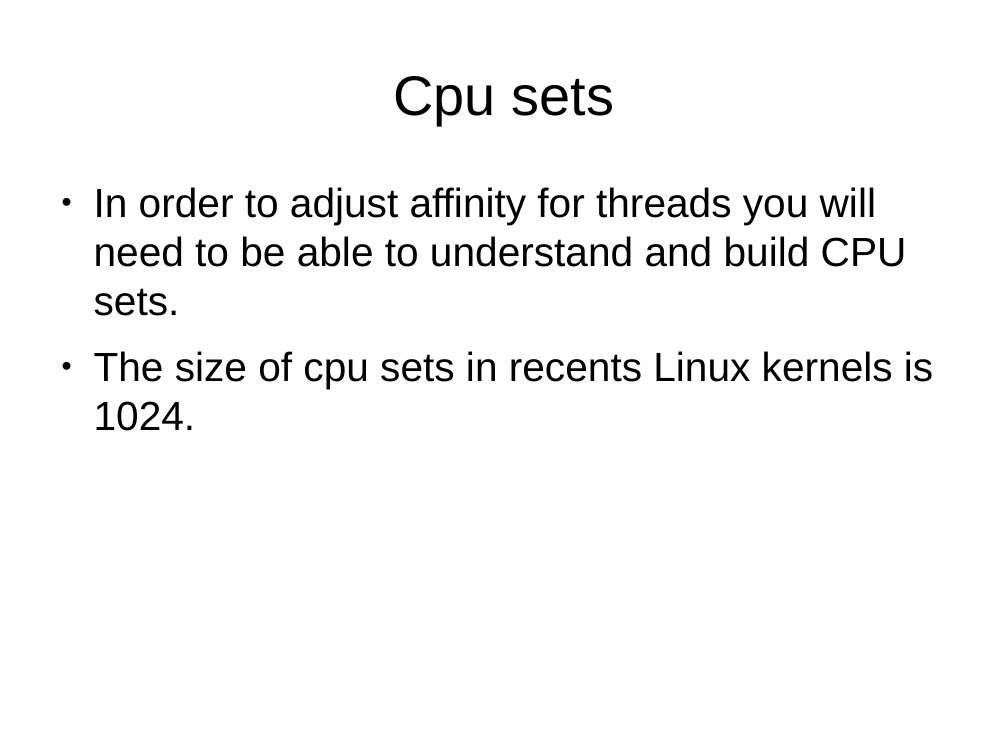
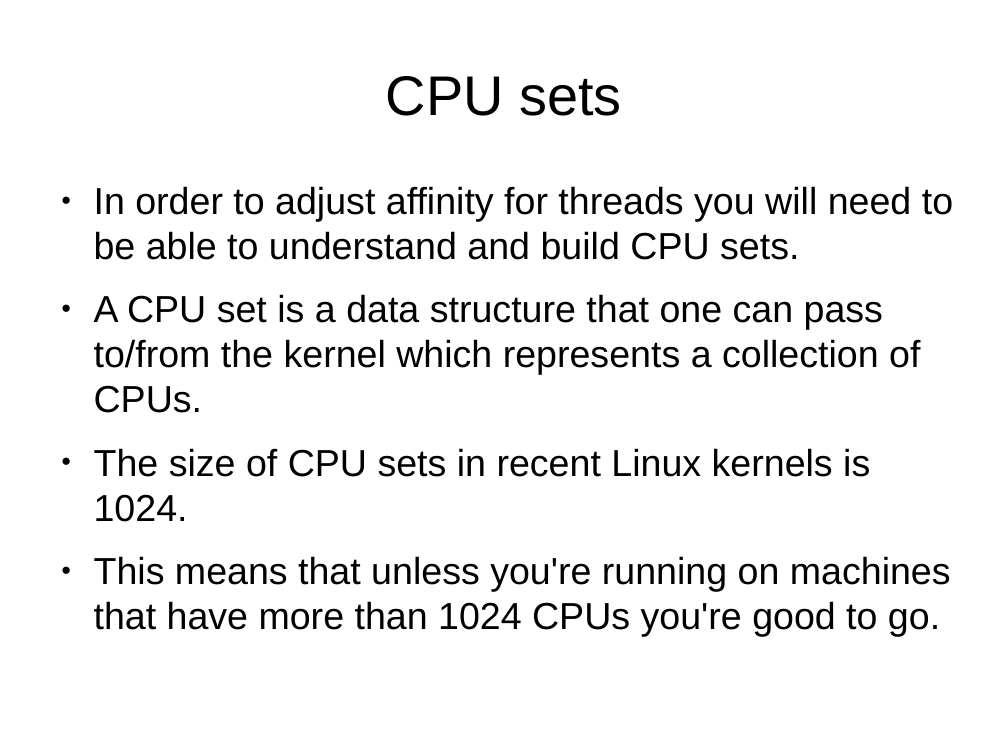
Before and after one commit to veltzer/demos-linux, a slide deck: slide 7 of doc/odp/pthreads_linux.odp. Drawn at 1008x756 pixels with LibreOffice and Linux fonts; fonts in the diff are those of the drawing. Boxes give left, top, right and bottom in pixels: in the first picture for what was removed or moved away, otherwise in the second. Text is boxed around its words. In the diff, an @@ line names an element or a change of style, - is before the commit and + after.

```diff
--- a/doc/odp/pthreads_linux.odp
+++ b/doc/odp/pthreads_linux.odp
@@ title at bbox=[386, 76, 621, 116]: text changed @@
-Cpu sets
+CPU sets
@@ text at bbox=[94, 186, 953, 260]: size 32 to 29.6 pt in "In order to adjust affinity for threads ..." @@
@@ text at bbox=[94, 294, 951, 636]: text changed; size 32 to 29.6 pt @@
-● The size of cpu sets in recents Linux kernels is 1024.
+● A CPU set is a data structure that one can pass to/from the kernel which represents a collection of CPUs.
+● The size of CPU sets in recent Linux kernels is 1024.
+● This means that unless you're running on machines that have more than 1024 CPUs you're good to go.
```
Also in this commit, not shown: 7 other slides changed, 1 other file.
